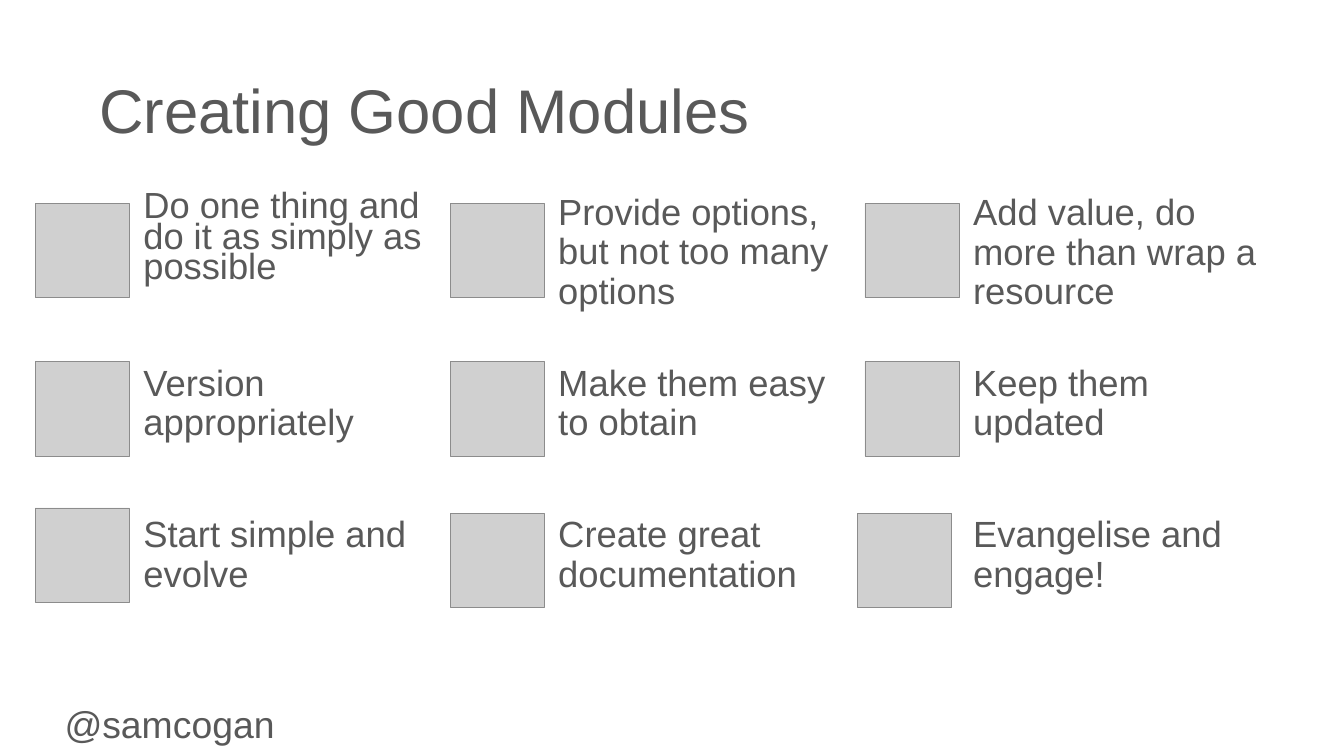
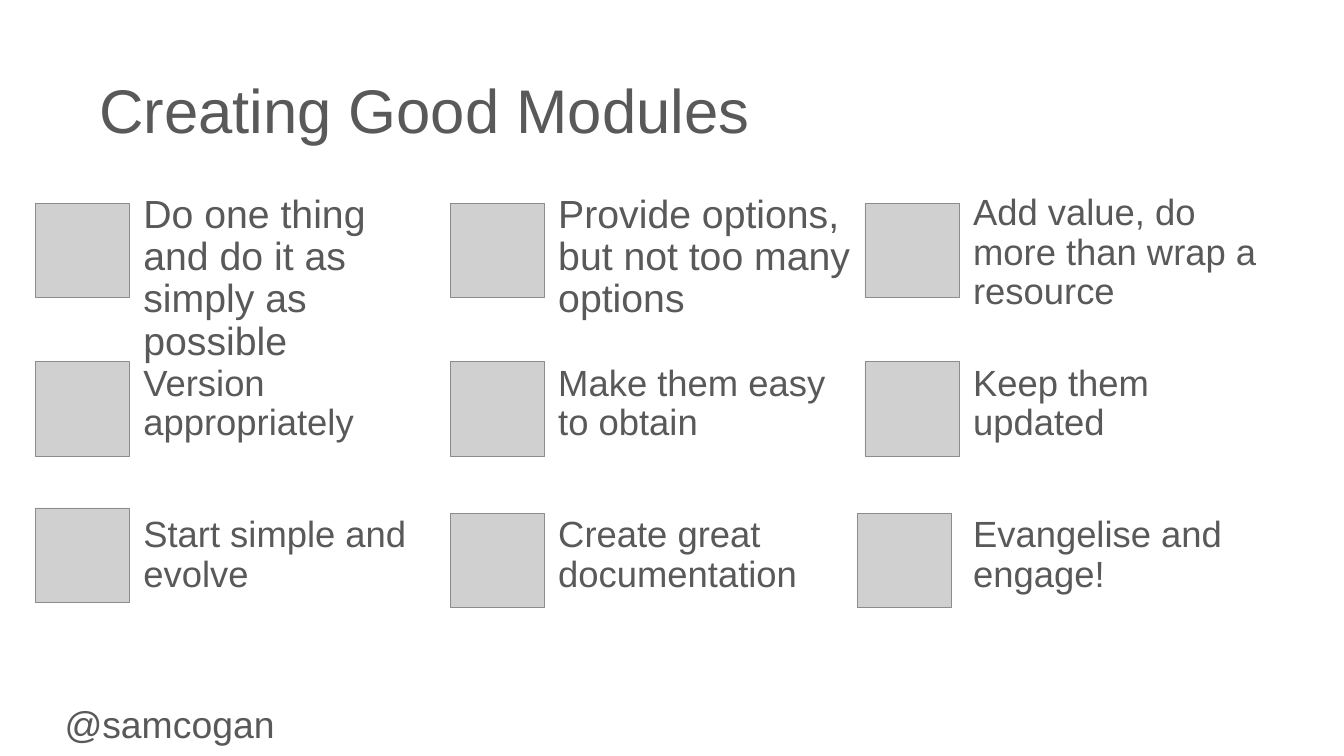
Before and after one commit to sam-cogan/events, a slide deck: slide 5 of Cloud Engineering Summit 2021/Reuse dont Repeat.pptx. Drawn at 1344x756 pixels with LibreOffice and Linux fonts; fonts in the diff are those of the drawing; grey boxes stand for pictures; background and template pictures are left out. Boxes give left, top, right and bottom in pixels: in the first picture for what was removed or moved away, otherwise in the second. Text is boxed around its words. In the diff, an @@ line names an element or a change of style, - is before the commit and + after.

```diff
--- a/Cloud Engineering Summit 2021/Reuse dont Repeat.pptx
+++ b/Cloud Engineering Summit 2021/Reuse dont Repeat.pptx
@@ text "Do one thing and do ..." at <box>143,199,366,320</box>: size 38.9 to 42 pt; line spacing 0.7 to 0.9 @@
@@ text "Provide options, but not too ..." at <box>558,199,850,320</box>: size 38.9 to 42 pt @@
```
Also in this commit, not shown: 3 other slides changed, 1 slide added, 2 other files.
